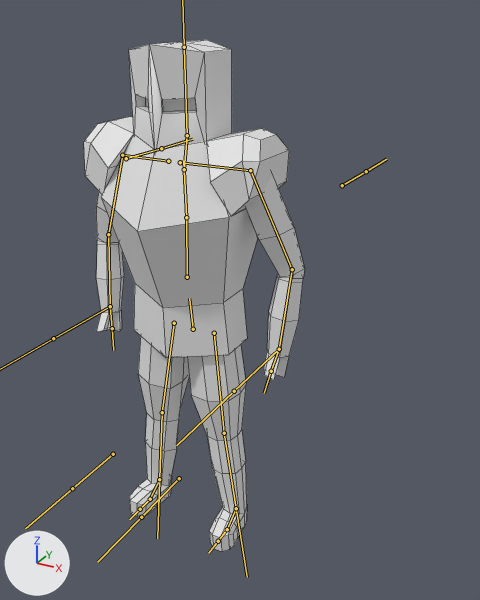
A saved change to the FBX model Assets/Models/Knight/Out/knight.fbx.
Camera for both pictures: a 50 mm lens placed at (2.68, -4.03, 4.21), pointed at (-0.27, 1.33, 1.53). Every picture has the same lights, and +X, +Y and +Z are marked at lower left. The bones that bend it are drawn over the model as lines. Mesh edges are drawn as thin lines.

In view in the first picture: 'Knight'.
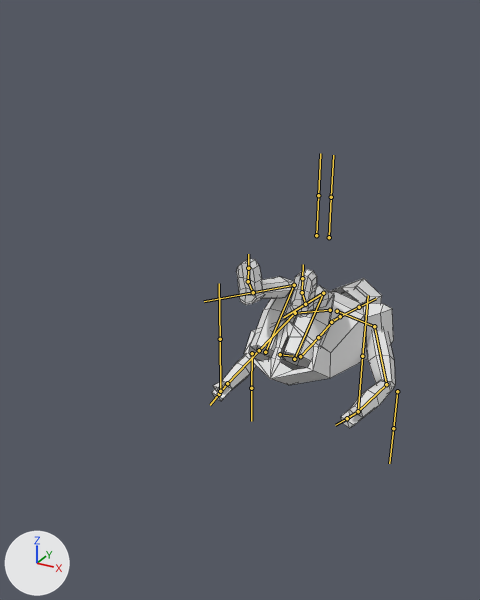
The newer file adds an action. The first version stands in its rest pose; the second is drawn at frame 6 of the action 'Armature|GetUpLieFront'.

The change in detail:
Bone 'Spine.000' (bone_spine_000) moves from (0.0, 0.0, 0.0) to (-0.14, -2.79, -3.52).
Bone 'Spine.000' (bone_spine_000) turns from (0, 0, 0) to (-124, -6, 6) degrees about its own x, y and z.
Bone 'Spine.001' (bone_spine_001) turns from (0, 0, 0) to (42, -1, 2) degrees about its own x, y and z.
Bone 'Head' (bone_head) turns from (0, 0, 0) to (-17, 4, -1) degrees about its own x, y and z.
Bone 'Arm.000.L' (bone_arm_000_l) turns from (0, 0, 0) to (-18, -8, -15) degrees about its own x, y and z.
Bone 'Arm.001.L' (bone_arm_001_l) turns from (0, 0, 0) to (-1, 0, -20) degrees about its own x, y and z.
Bone 'Arm.000.R' (bone_arm_000_r) turns from (0, 0, 0) to (10, -16, 6) degrees about its own x, y and z.
Bone 'Arm.001.R' (bone_arm_001_r) turns from (0, 0, 0) to (2, 1, -31) degrees about its own x, y and z.
Bone 'Leg.000.L' (bone_leg_000_l) turns from (0, 0, 0) to (-105, -6, -18) degrees about its own x, y and z.
Bone 'Leg.001.L' (bone_leg_001_l) turns from (0, 0, 0) to (-122, -13, -7) degrees about its own x, y and z.
Bone 'Leg.000.R' (bone_leg_000_r) turns from (0, 0, 0) to (-101, 2, 3) degrees about its own x, y and z.
Bone 'Leg.001.R' (bone_leg_001_r) turns from (0, 0, 0) to (-119, 13, 8) degrees about its own x, y and z.
Bone 'Leg-ik-target.L' (bone_leg_ik_target_l) moves from (0.0, 0.0, 0.0) to (0.35, -3.73, 2.61).
Bone 'Leg-ik-target.L' (bone_leg_ik_target_l) turns from (0, 0, 0) to (90, 0, 0) degrees about its own x, y and z.
Bone 'Leg-ik-target.R' (bone_leg_ik_target_r) moves from (0.0, 0.0, 0.0) to (-0.08, -3.73, 2.61).
Bone 'Leg-ik-target.R' (bone_leg_ik_target_r) turns from (0, 0, 0) to (90, 0, 0) degrees about its own x, y and z.

Pixel boxes [x1, y1, x2, y2] of what changed, in the pictures (480 x 600 px):
'Knight', posed (17% narrower, 67% shorter)
    before: [84, 40, 304, 551]
    after: [212, 259, 395, 428]
bone 'Spine.000', root to tip
    before: (193, 329) to (189, 298)
    after: (280, 354) to (292, 356)
bone 'Spine.001', root to tip
    before: (187, 277) to (186, 217)
    after: (300, 356) to (318, 337)
bone 'Head', root to tip
    before: (187, 135) to (184, 47)
    after: (340, 316) to (359, 307)
bone 'Arm.000.L', root to tip
    before: (250, 170) to (292, 269)
    after: (374, 326) to (386, 384)
bone 'Arm.001.L', root to tip
    before: (292, 269) to (279, 349)
    after: (386, 384) to (358, 411)
bone 'Arm.000.R', root to tip
    before: (122, 155) to (108, 234)
    after: (295, 313) to (259, 350)
bone 'Arm.001.R', root to tip
    before: (108, 234) to (110, 306)
    after: (259, 350) to (227, 383)
bone 'Leg.000.L', root to tip
    before: (214, 333) to (224, 433)
    after: (294, 359) to (323, 293)
bone 'Leg.001.L', root to tip
    before: (224, 433) to (236, 508)
    after: (323, 293) to (305, 304)
bone 'Leg.000.R', root to tip
    before: (174, 323) to (162, 412)
    after: (265, 352) to (294, 285)
bone 'Leg.001.R', root to tip
    before: (162, 412) to (159, 479)
    after: (294, 285) to (253, 292)
bone 'Leg-ik-target.L', root to tip
    before: (236, 508) to (236, 509)
    after: (305, 304) to (305, 303)
bone 'Leg-ik-target.R', root to tip
    before: (159, 479) to (159, 479)
    after: (253, 292) to (253, 292)
